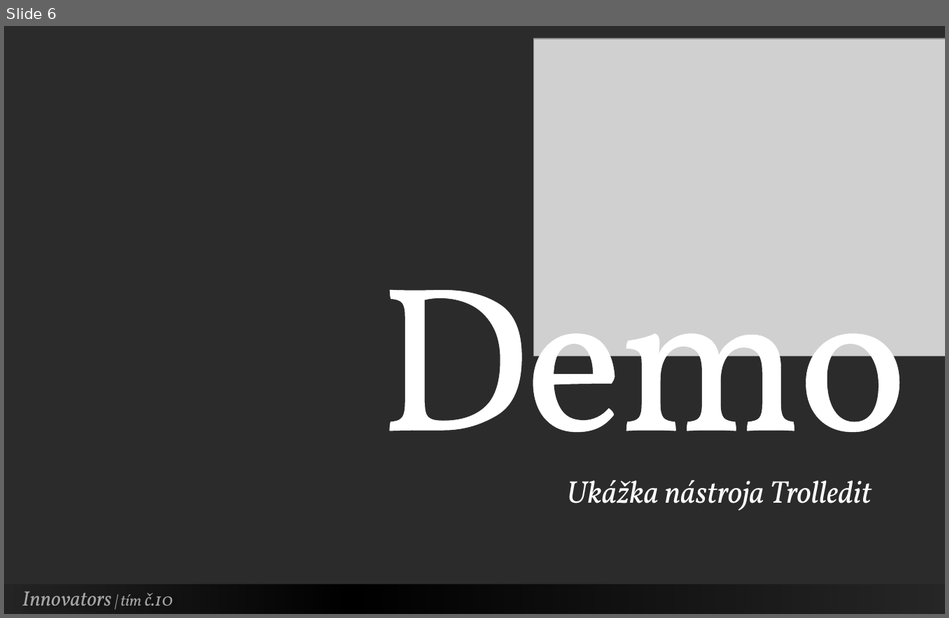
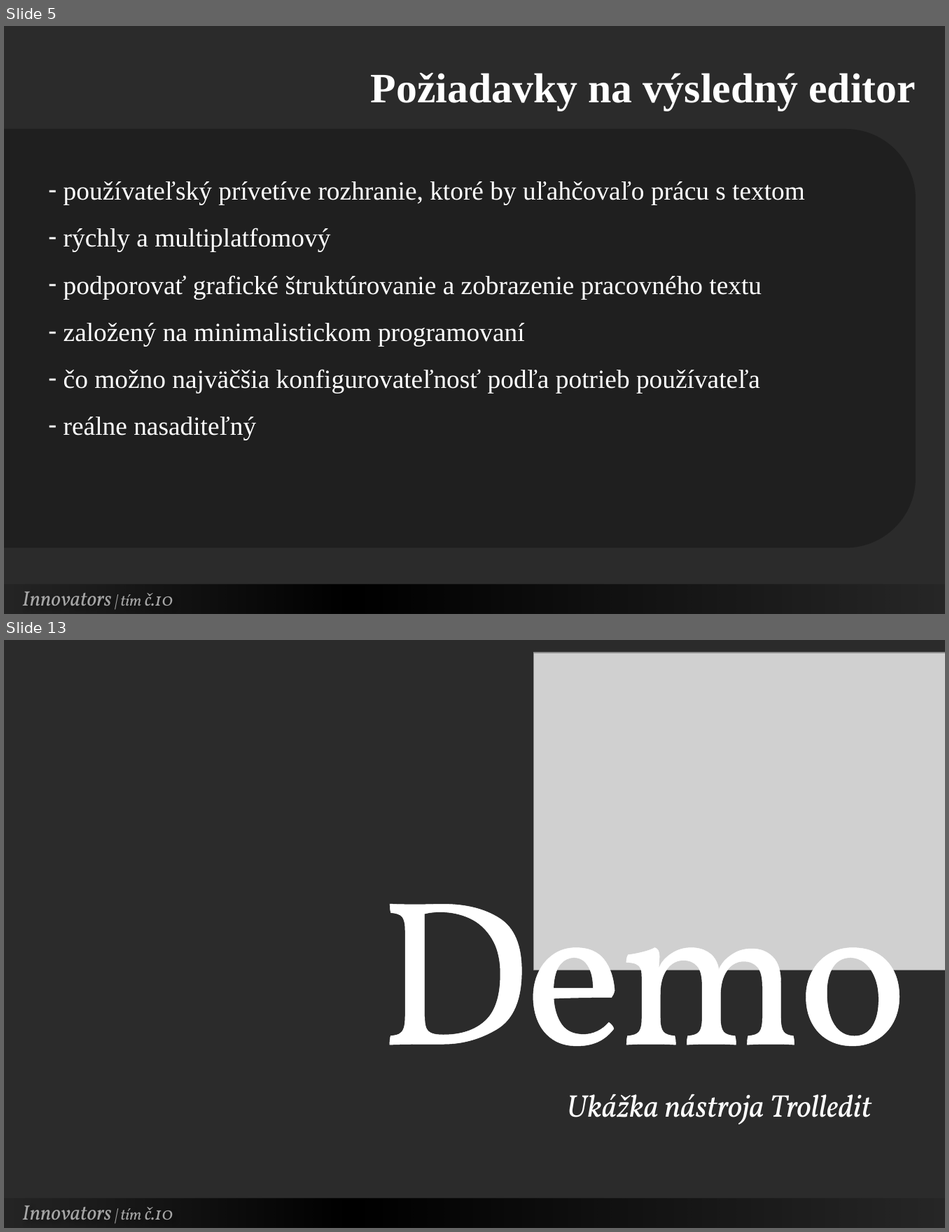
Before and after one commit to Innovators-Team10/Documentation, a slide deck: Dokumentacie/Ostatne/Innovators.pptx. Shown one above the other, each under a label of ours: slide 6 before the commit, slides 5 and 13 after it; the slides between them are not shown. The pictures are 949x618 and 949x1232 pixels, drawn with LibreOffice and Linux fonts; fonts in the diff are those of the drawing; grey boxes stand for pictures; background and template pictures are left out; a plain dark background stands for a picture behind light text. Boxes give left, top, right and bottom in pixels: in the first picture for what was removed or moved away, otherwise in the second. Text is boxed around its words. In the diff, an @@ line names an element or a change of style, - is before the commit and + after.

```diff
--- a/Dokumentacie/Ostatne/Innovators.pptx
+++ b/Dokumentacie/Ostatne/Innovators.pptx
@@ slide 5 added at [4, 26, 945, 614], background picture (left out) @@
@@ text added at [371, 73, 915, 110], 32 pt, text #FFFFFF, bold @@
+Požiadavky na výsledný editor
@@ round same rect added at [4, 130, 915, 548], fill #000000 at 28% opacity @@
@@ text added at [63, 181, 805, 440], 20 pt, text #FFFFFF @@
+– používateľský prívetíve rozhranie, ktoré by uľahčovaľo prácu s textom
+– rýchly a multiplatfomový
+– podporovať grafické štruktúrovanie a zobrazenie pracovného textu
+– založený na minimalistickom programovaní
+– čo možno najväčšia konfigurovateľnosť podľa potrieb používateľa
+– reálne nasaditeľný
@@ rectangle added at [4, 585, 945, 614], fill gradient #000000 @@
@@ text added at [22, 592, 173, 606], 16 pt, text #A6A6A6, italic @@
+Innovators | tím č.10
@@ what was slide 6 is now slide 13 @@
```
Also in this commit, not shown: 4 slides changed, 8 other slides added, 3 slides removed.
